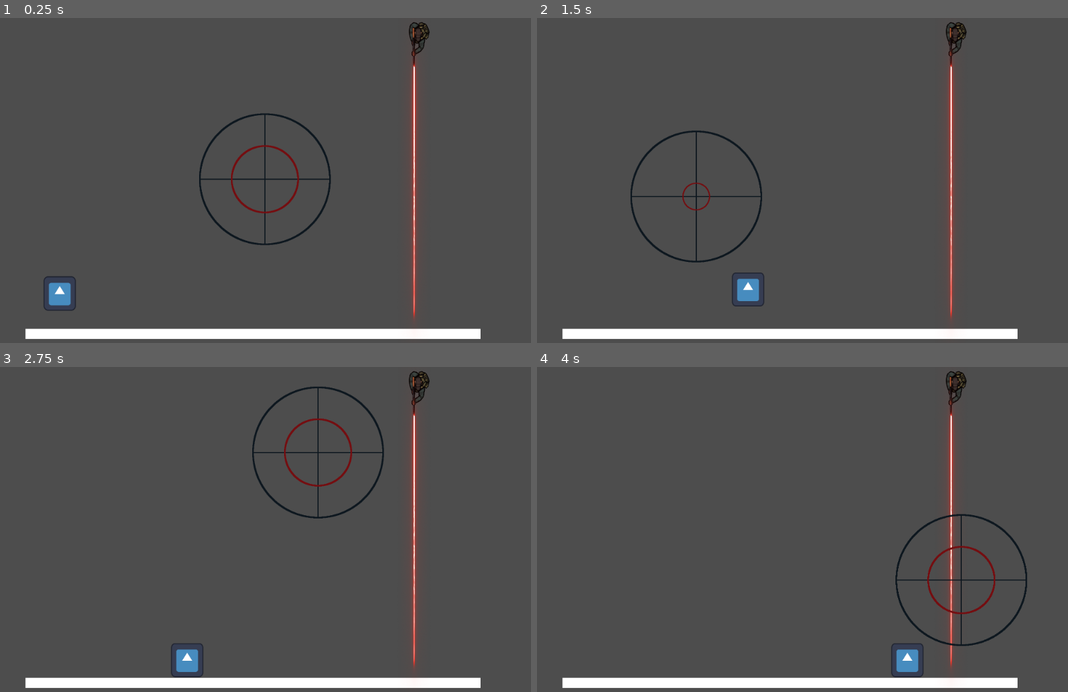
Above: before the commit, frames 1-4 (two rows, left to right).
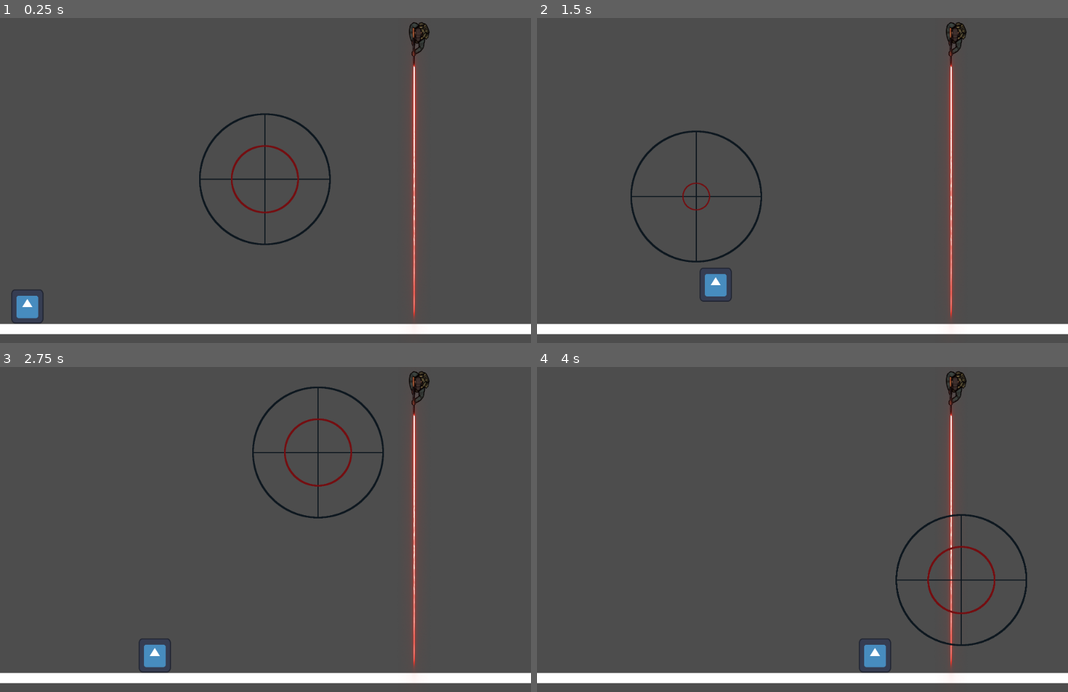
Above: after the commit, the same moments.

Repository: azsocha/Protect-the-VIP
Game: Godot game, scene res://testing.tscn
Same seed, same stepped clock (60 frames per second), same inputs: the game is played once before the commit and once after it. The project has no main scene, so this scene is started directly. The engine's default icon, where the game draws it, is replaced by a stand-in: a white triangle on a blue panel in a dark square.
Inputs (mouse positions are in pixels of both pictures, inside the frame that each line leads up to):
- Up to frame 1 (0.25 s): no input
- Up to frame 2 (1.5 s): move the mouse to (919, 161) at 0.52 s; hold Right (move_right) from 0.53 s (still down); click (919, 161) at 0.6 s; tap Space (jump) at 0.77 s; move the mouse to (696, 196) at 1.27 s; click (696, 196) at 1.35 s
- Up to frame 3 (2.75 s): tap Space (jump) at 1.52 s; move the mouse to (318, 451) at 2.02 s; release Right (move_right) at 2.03 s; hold A (move_left) from 2.03 s (still down); click (318, 451) at 2.1 s
- Up to frame 4 (4 s): move the mouse to (775, 597) at 2.77 s; release A (move_left) at 2.78 s; hold Right (move_right) from 2.78 s (still down); click (775, 597) at 2.85 s; tap Space (jump) at 3.02, 3.77 s; move the mouse to (961, 581) at 3.52 s; click (961, 581) at 3.6 s

The runs differ from the first frame. In frame 1, 4.0% of the frame differs, in the area x 0-100%, y 79-99%; in frame 2, 4.0%; in frame 3, 4.0%; in frame 4, 4.0%.

Commit message:
Made Goal

Diff:
--- /dev/null
+++ b/team-3-final-project/Goal area.tscn
@@ -0,0 +1,15 @@
+[gd_scene load_steps=3 format=3 uid="uid://bn634m3hxxrv3"]
+
+[ext_resource type="Script" path="res://goal_area.gd" id="1_7dw1m"]
+
+[sub_resource type="RectangleShape2D" id="RectangleShape2D_sfous"]
+
+[node name="Node2D" type="Area2D"]
+position = Vector2(493, 270)
+scale = Vector2(4.96, 4.91751)
+script = ExtResource("1_7dw1m")
+
+[node name="CollisionShape2D" type="CollisionShape2D" parent="."]
+shape = SubResource("RectangleShape2D_sfous")
+
+[connection signal="body_entered" from="." to="." method="_on_body_entered"]
--- /dev/null
+++ b/team-3-final-project/Nextscenetest.tscn
@@ -0,0 +1,8 @@
+[gd_scene load_steps=2 format=3 uid="uid://127gkdea5vve"]
+
+[ext_resource type="PackedScene" uid="uid://h04h3fu4rh1a" path="res://platform.tscn" id="1_11wog"]
+
+[node name="Node2D" type="Node2D"]
+
+[node name="platform" parent="." instance=ExtResource("1_11wog")]
+position = Vector2(380, 462)
--- /dev/null
+++ b/team-3-final-project/goal_area.gd
@@ -0,0 +1,10 @@
+extends Area2D
+
+
+
+
+
+
+func _on_body_entered(body: Node2D) -> void:
+	if body.name == "player":
+		get_tree().change_scene_to_file("res://Nextscenetest.tscn")
--- a/team-3-final-project/testing.tscn
+++ b/team-3-final-project/testing.tscn
@@ -1,22 +1,26 @@
-[gd_scene load_steps=5 format=3 uid="uid://uwvv1fn28da"]
+[gd_scene load_steps=6 format=3 uid="uid://uwvv1fn28da"]
 
 [ext_resource type="PackedScene" uid="uid://bh182bfab16i5" path="res://player.tscn" id="1_b3w4w"]
 [ext_resource type="PackedScene" uid="uid://h04h3fu4rh1a" path="res://platform.tscn" id="2_r2468"]
 [ext_resource type="PackedScene" uid="uid://b87pu37cfwaei" path="res://sniper.tscn" id="3_plwkn"]
 [ext_resource type="PackedScene" uid="uid://cwv5ooc24w7rm" path="res://player_2.tscn" id="4_tw6ie"]
+[ext_resource type="PackedScene" uid="uid://bn634m3hxxrv3" path="res://Goal area.tscn" id="5_3c4ye"]
 
 [node name="testing" type="Node2D"]
 
 [node name="player" parent="." instance=ExtResource("1_b3w4w")]
-position = Vector2(112, 509)
+position = Vector2(51, 560)
 scale = Vector2(0.470306, 0.502515)
 
 [node name="platform" parent="." instance=ExtResource("2_r2468")]
-position = Vector2(50, 606)
-scale = Vector2(4.57318, 1.00524)
+position = Vector2(-35, 597)
+scale = Vector2(5.71158, 1.00524)
 
 [node name="Sniper" parent="." instance=ExtResource("3_plwkn")]
 position = Vector2(792, 66)
 scale = Vector2(0.316729, 0.258752)
 
 [node name="player_2" parent="." instance=ExtResource("4_tw6ie")]
+
+[node name="Goal" parent="." instance=ExtResource("5_3c4ye")]
+position = Vector2(953, 547)
